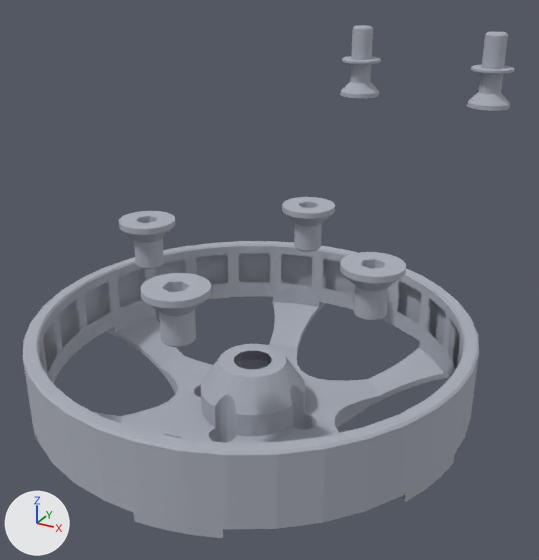
A saved change to the OBJ model resources/meshes/solo_upper_leg/solo_upper_leg_12.obj.
Rendered twice from a 50 mm lens placed at (0.0341, -0.0121, 0.0462), pointed at (-0.0037, 0.0565, 0.0119). The axes (+X, +Y, +Z) are drawn at lower left. The lights are the same throughout. Where no turn or scale is listed for an object, it has been applied to the vertices.

Objects in the first picture: 'solo_upper_leg_12'.
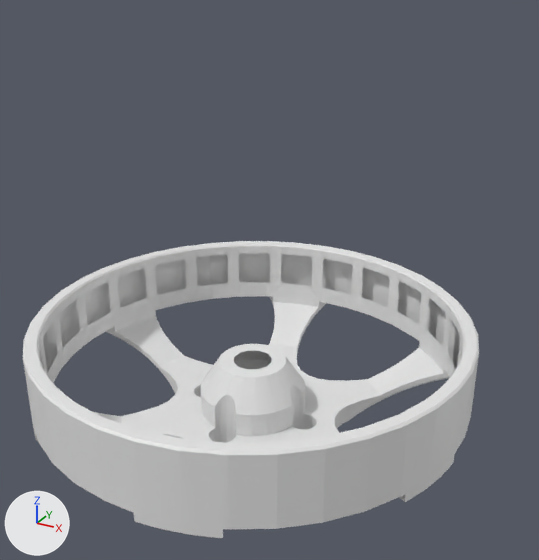
Changed parts and their boxes [x1, y1, x2, y2] in the pictures (539 x 560 px):
'solo_upper_leg_12', reshaped (7% narrower, 42% shorter)
    before: [23, 25, 514, 538]
    after: [23, 241, 479, 538]
part 1 of me_solo_upper_leg_12, deleted
    before: [119, 25, 514, 347]
part 2 of me_solo_upper_leg_12, recoloured (grey to white)
    both: [23, 241, 479, 538]

The edits, one by one:
me_solo_upper_leg_12 is used by ob_solo_upper_leg_12; location (0.0, 0.0, 0.0).
me_solo_upper_leg_12 had 3428 vertices, 6362 faces and spanned x -0.0222..0.0222, y 0.024..0.099, z -0.0004..0.0362.
me_solo_upper_leg_12 now has 1562 vertices, 2654 faces and spans x -0.0222..0.0222, y 0.024..0.0684, z -0.0004..0.0124.
me_solo_upper_leg_12 part 1: 8 loose pieces with 1866 vertices, spanning x -0.0154..0.0154, y 0.0308..0.099, z 0.0158..0.0362, are deleted.
me_solo_upper_leg_12 part 2: 2654 faces spanning x -0.0222..0.0222, y 0.024..0.0684, z -0.0004..0.0124 switch from mat_material_0 (grey #aaafb9) to no material.
